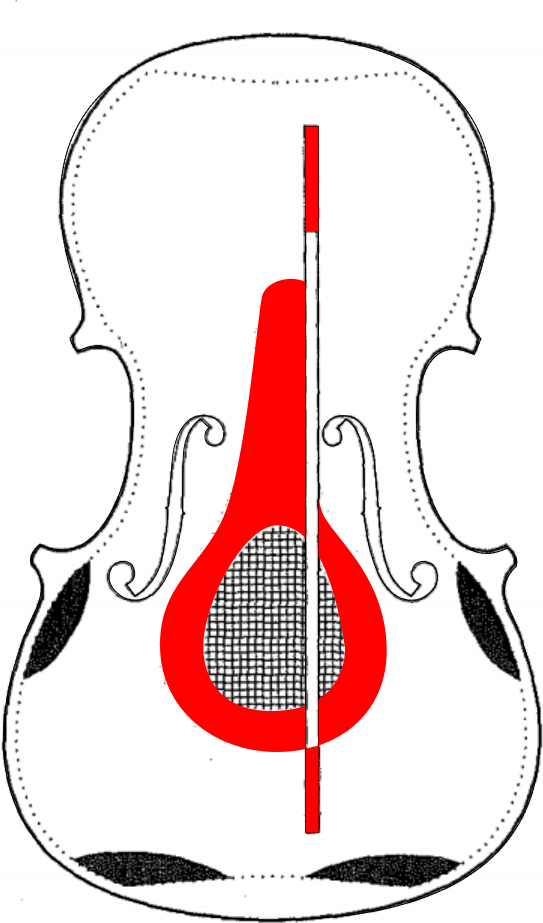
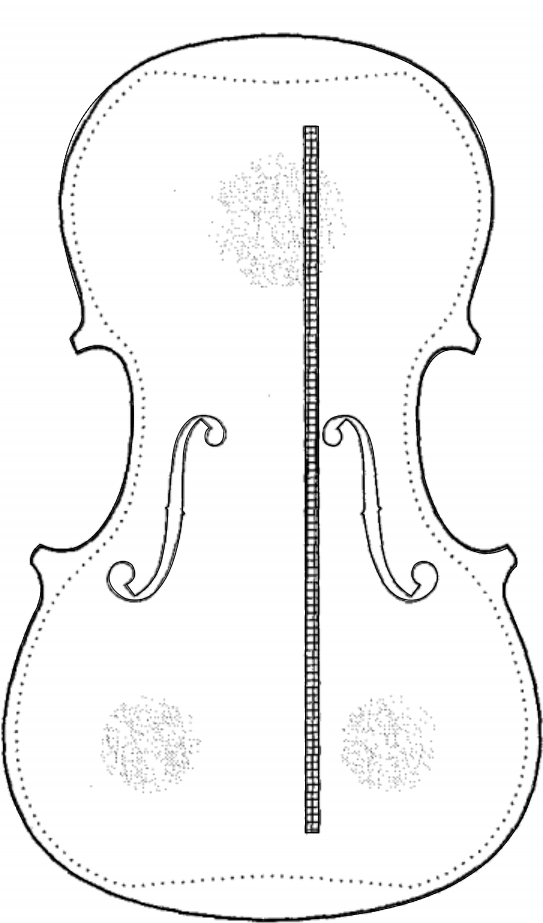
Layered file, before and after one edit (543px x 923px). Changes by layer:
hid "2S" over [160, 126, 387, 833]
showed "top #5.png" over [1, 0, 543, 923]
hid "top #2.png" over [1, 0, 543, 923]
